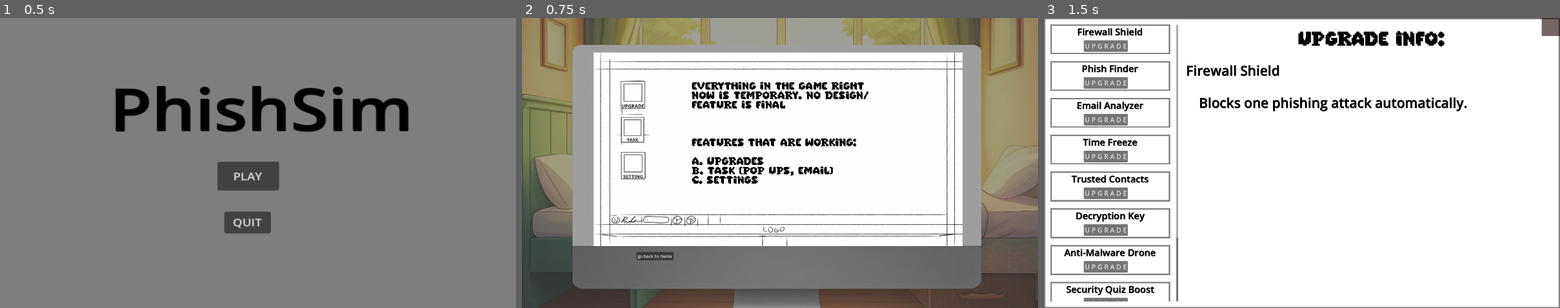
Above: before the commit, frames 1-3 (left to right).
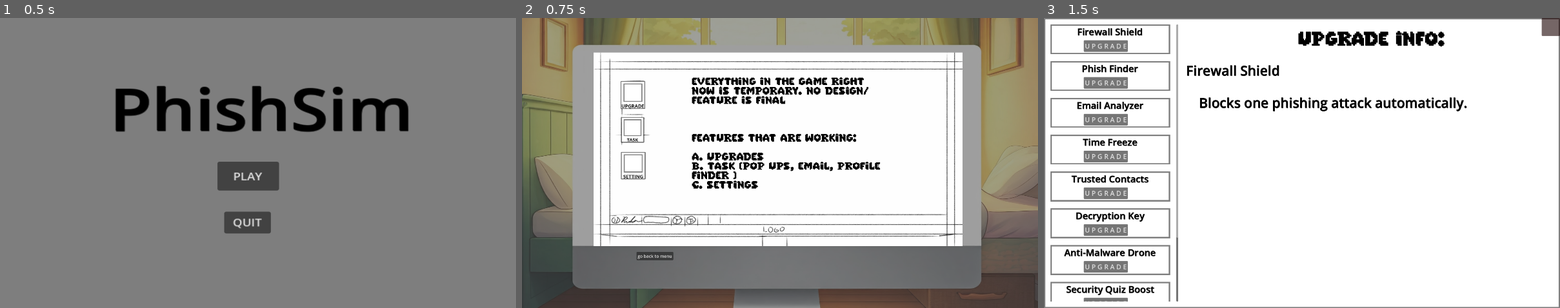
Above: after the commit, the same moments.

Repository: Bulaong-RuznielM/PhishSim---ANZUELO
Game: Godot game, scene res://SCENES/Main/menu.tscn
Two runs of this game, one before a commit and one after it. Both use one fixed random seed, a clock stepped at 60 frames per second and the inputs below.
Inputs (mouse positions are in pixels of both pictures, inside the frame that each line leads up to):
- Up to frame 1 (0.5 s): no input
- Up to frame 2 (0.75 s): click "PLAY" at 0.5 s
- Up to frame 3 (1.5 s): click (1152, 96) at 1.25 s

Frame 1 is identical in both runs. In frame 2, 4.4% of the frame differs, in the area x 32-70%, y 20-60%; in frame 3, nothing differs.

Commit message:
add Profile Finder in dev com

Diff:
--- a/SCENES/Main/Game.tscn
+++ b/SCENES/Main/Game.tscn
@@ -101,7 +101,7 @@
 Features that are working:
 
 A. Upgrades
-B. Task (Pop ups, Email)
+B. Task (Pop ups, Email, Profile Finder )
 C. Settings"
 vertical_alignment = 1
 autowrap_mode = 2
